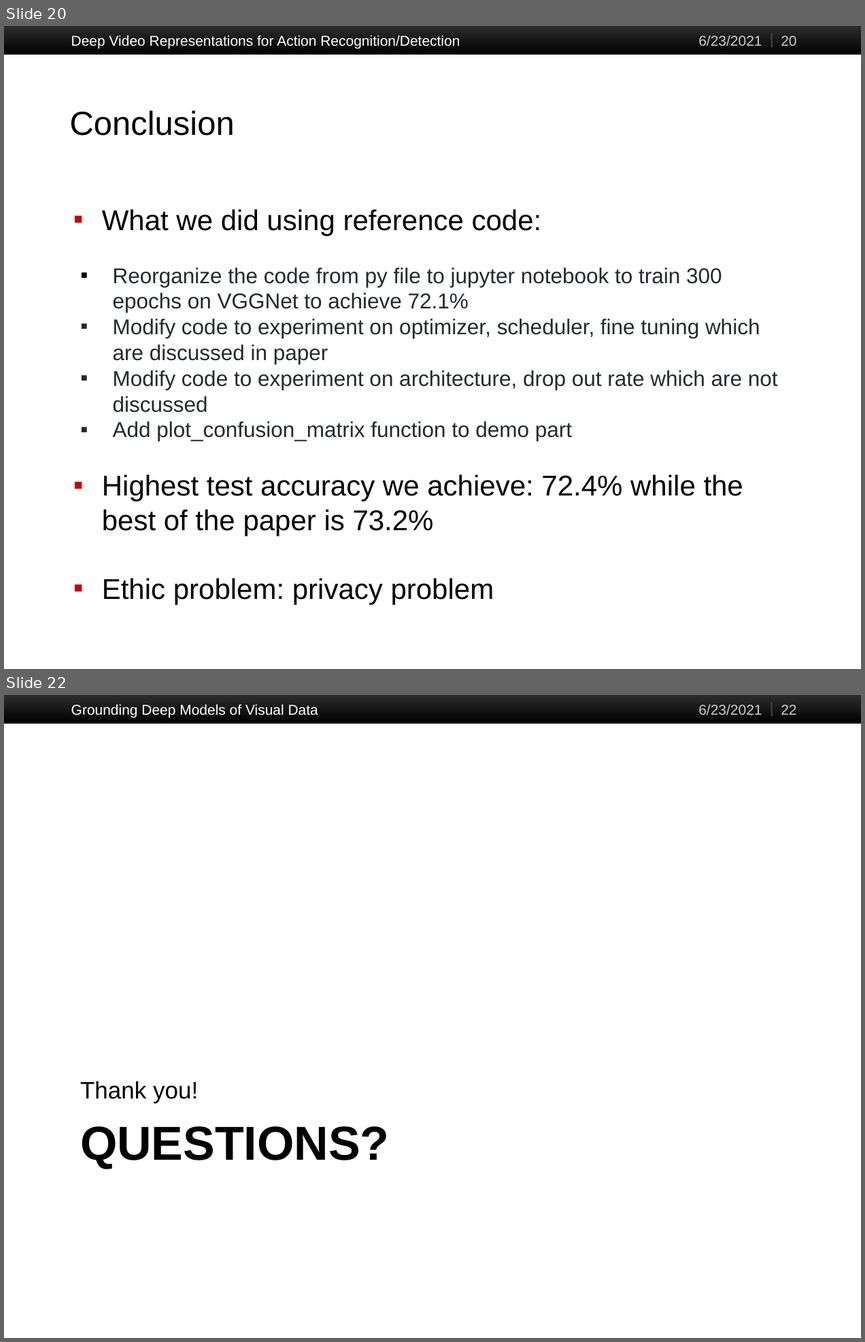
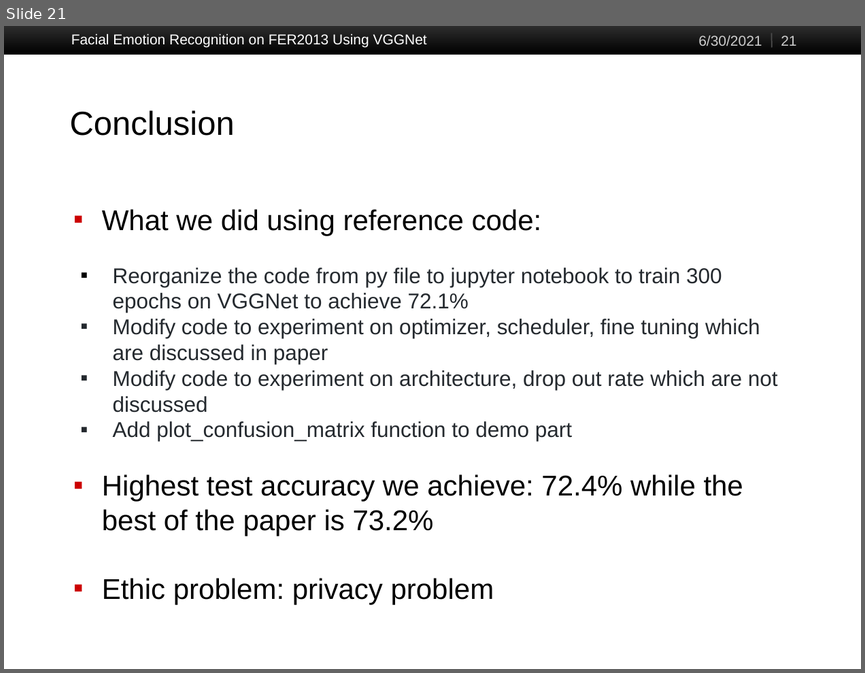
Before and after one commit to JimY233/CS523_Project, a slide deck: Facial Emotion Recognition on FER2013.pptx. Shown one above the other, each under a label of ours: slides 20 and 22 before the commit, slide 21 after it; the slides between them are not shown. The pictures are 865x1342 and 865x673 pixels, drawn with LibreOffice and Linux fonts; fonts in the diff are those of the drawing. Boxes give left, top, right and bottom in pixels: in the first picture for what was removed or moved away, otherwise in the second. Text is boxed around its words. In the diff, an @@ line names an element or a change of style, - is before the commit and + after.

```diff
--- a/Facial Emotion Recognition on FER2013.pptx
+++ b/Facial Emotion Recognition on FER2013.pptx
@@ slide 22 removed at bbox=[4, 695, 861, 1338], background #FFFFFF; not listed: 2 template elements that a slide beside it also shows @@
@@ text removed at bbox=[71, 704, 318, 717] @@
-Grounding Deep Models of Visual Data
@@ text removed at bbox=[698, 705, 762, 715] @@
-6/23/2021
@@ page number removed at bbox=[781, 705, 796, 715] @@
-22
@@ text removed at bbox=[80, 1081, 198, 1103] @@
-Thank you!
@@ title removed at bbox=[80, 1126, 389, 1168] @@
-QUESTIONS?
@@ what was slide 20 is now slide 21 @@
@@ slide 21 changed as well @@
@@ text removed at bbox=[71, 35, 460, 48] @@
-Deep Video Representations for Action Recognition/Detection
@@ text added at bbox=[71, 33, 427, 47], 12 pt, text #FFFFFF @@
+Facial Emotion Recognition on FER2013 Using VGGNet
@@ text at bbox=[698, 36, 762, 46]: text changed @@
-6/23/2021
+6/30/2021
@@ page number at bbox=[781, 36, 796, 46]: text changed @@
-20
+21
```
Also in this commit, not shown: 17 other slides changed, 4 slides added, 2 other slides removed.
